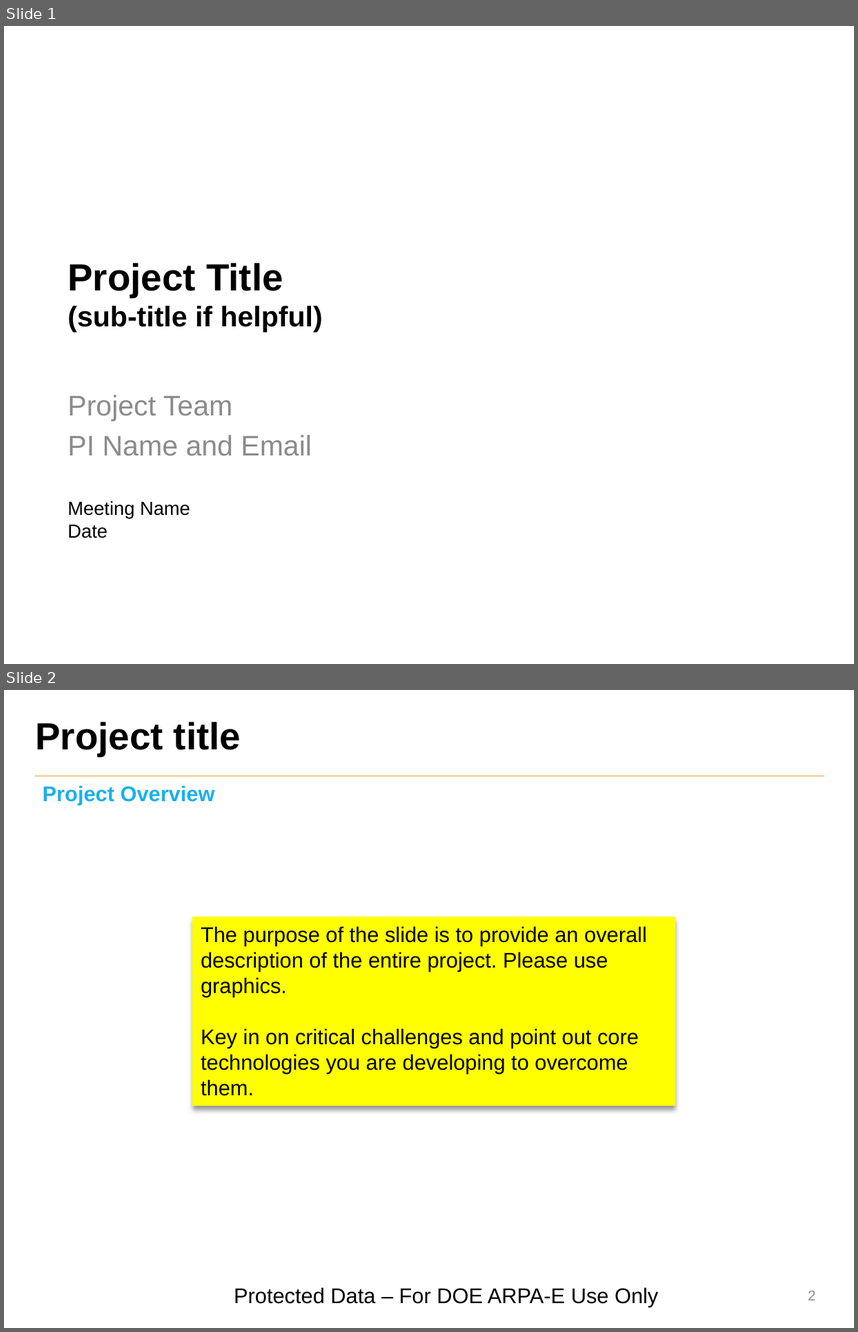
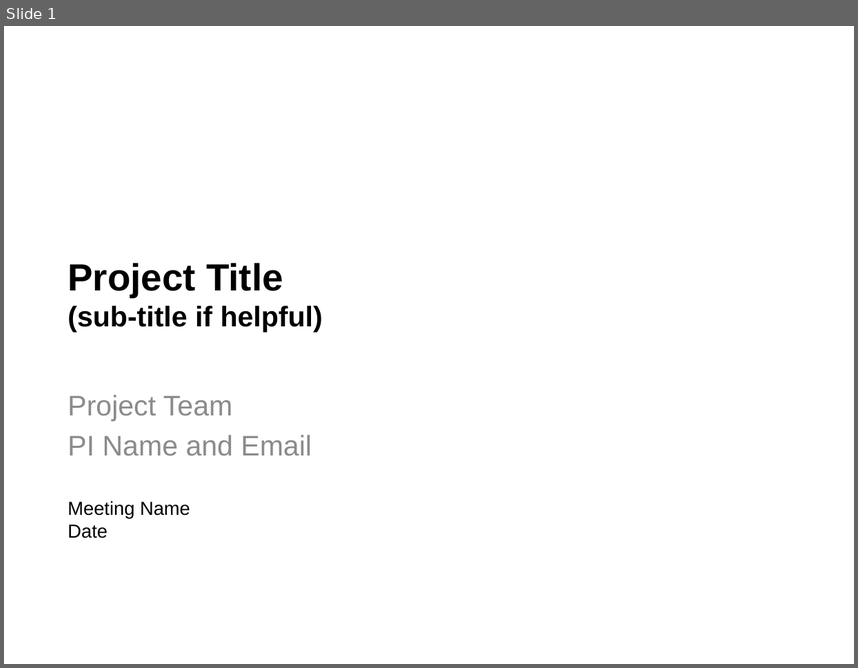
Before and after one commit to marichards/methanococcus, a slide deck: Reports/2016_01_summit.pptx. Shown one above the other, each under a label of ours: slides 1 and 2 before the commit, slide 1 after it. The pictures are 858x1332 and 858x668 pixels, drawn with LibreOffice and Linux fonts; fonts in the diff are those of the drawing; background and template pictures are left out. Boxes give left, top, right and bottom in pixels: in the first picture for what was removed or moved away, otherwise in the second. Text is boxed around its words. In the diff, an @@ line names an element or a change of style, - is before the commit and + after.

```diff
--- a/Reports/2016_01_summit.pptx
+++ b/Reports/2016_01_summit.pptx
@@ slide 2 removed at [4,690,854,1328], background #FFFFFF @@
@@ title removed at [35,722,241,756] @@
-Project title
@@ line removed from (36, 776) to (824, 776) @@
@@ text removed at [43,785,215,805] @@
-Project Overview
@@ rectangle removed at [193,917,675,1105] @@
-The purpose of the slide is to provide an overall description of the entire project. Please use graphics.
-Key in on critical challenges and point out core technologies you are developing to overcome them.
@@ text removed at [234,1287,658,1307] @@
-Protected Data – For DOE ARPA-E Use Only
@@ page number removed at [808,1290,815,1300] @@
-2
```
Also in this commit, not shown: 2 slides changed, 1 slide added, 8 other files.
